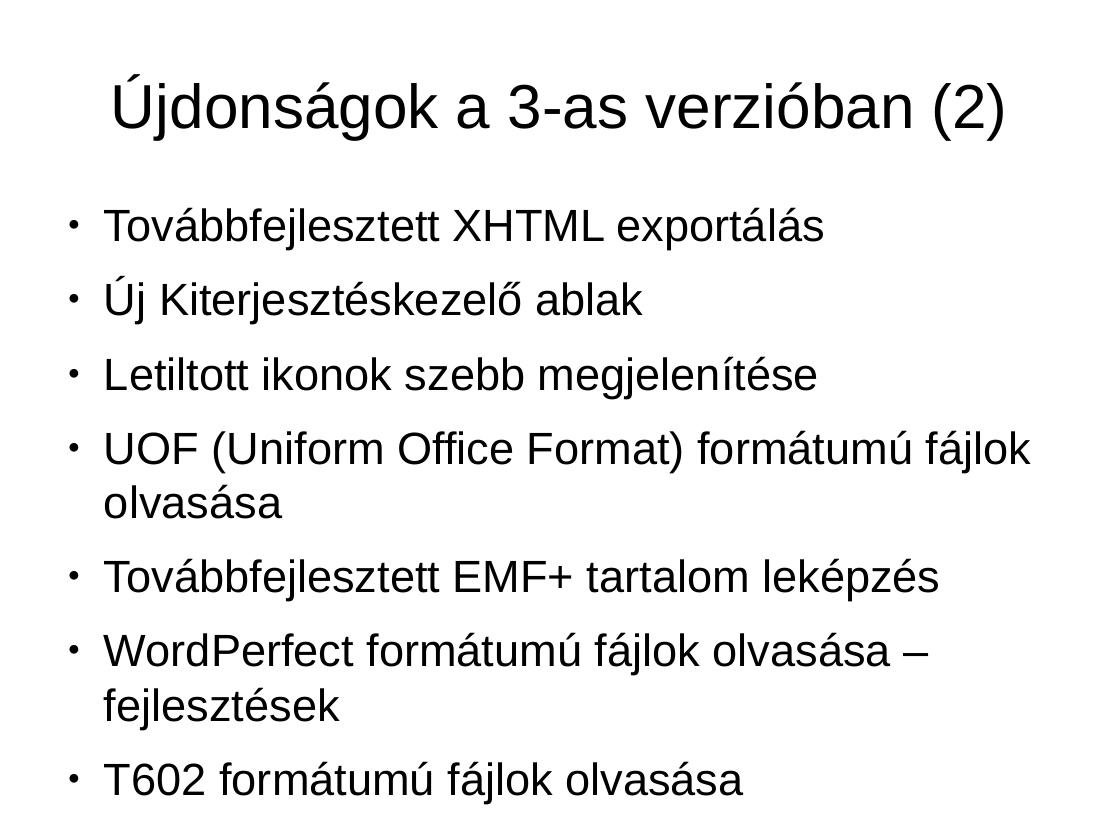
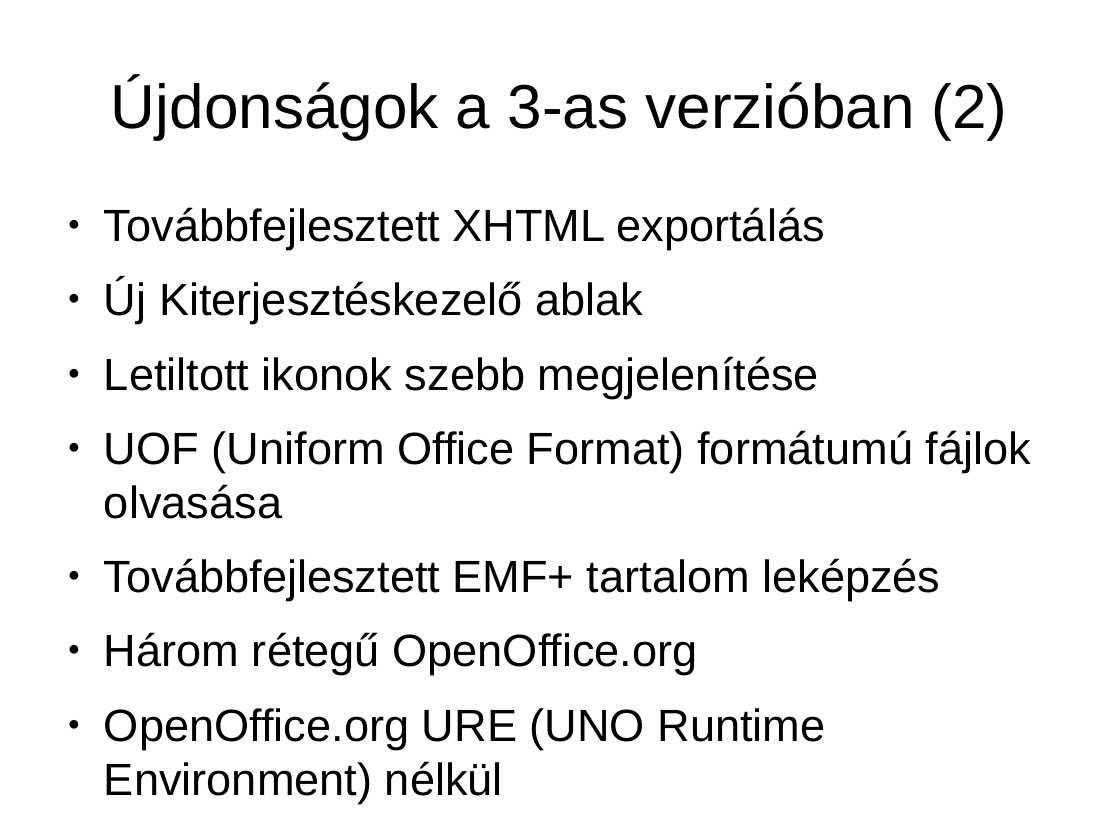
Before and after one commit to KAMI911/oxygenoffice, a slide deck: slide 8 of documents/marketing/hu/OpenOffice.org3_ujdonsagai.odp. Drawn at 1120x840 pixels with LibreOffice and Linux fonts; fonts in the diff are those of the drawing. Boxes give left, top, right and bottom in pixels: in the first picture for what was removed or moved away, otherwise in the second. Text is boxed around its words. In the diff, an @@ line names an element or a change of style, - is before the commit and + after.

Commit message:
M    documents/marketing/hu/OpenOffice.org3_ujdonsagai.odp

```diff
--- a/documents/marketing/hu/OpenOffice.org3_ujdonsagai.odp
+++ b/documents/marketing/hu/OpenOffice.org3_ujdonsagai.odp
@@ text at (x1=104, y1=632, x2=826, y2=749): text changed @@
-● WordPerfect formátumú fájlok olvasása – fejlesztések
-● T602 formátumú fájlok olvasása
+● Három rétegű OpenOffice.org
+● OpenOffice.org URE (UNO Runtime Environment) nélkül
```
Also in this commit, not shown: 7 other slides changed, 2 slides added.
